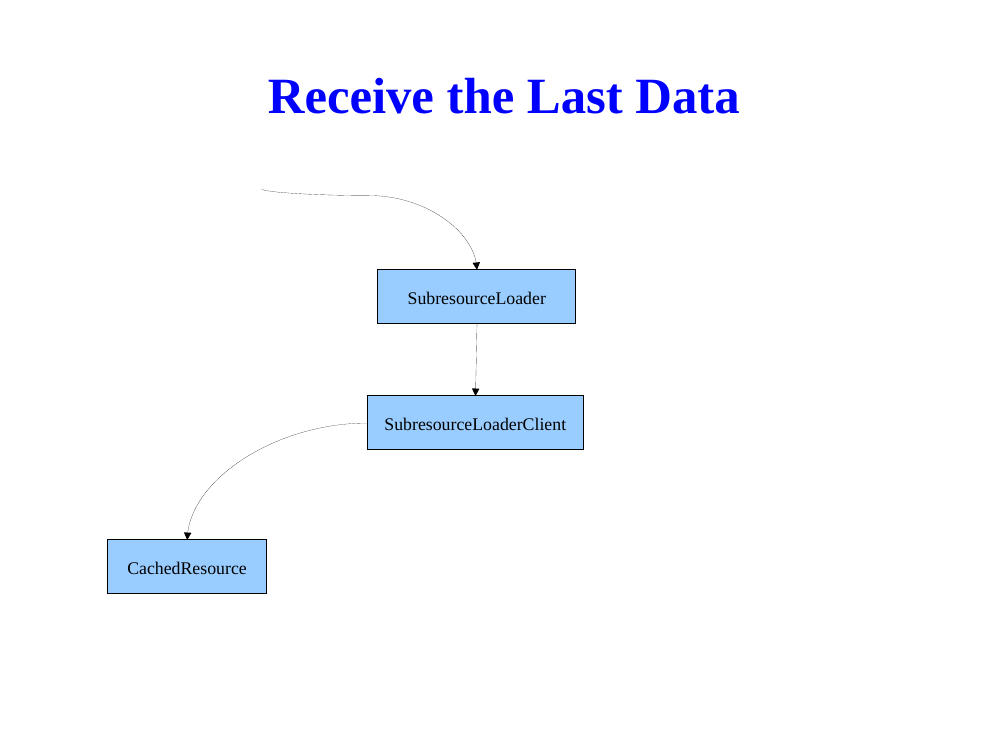
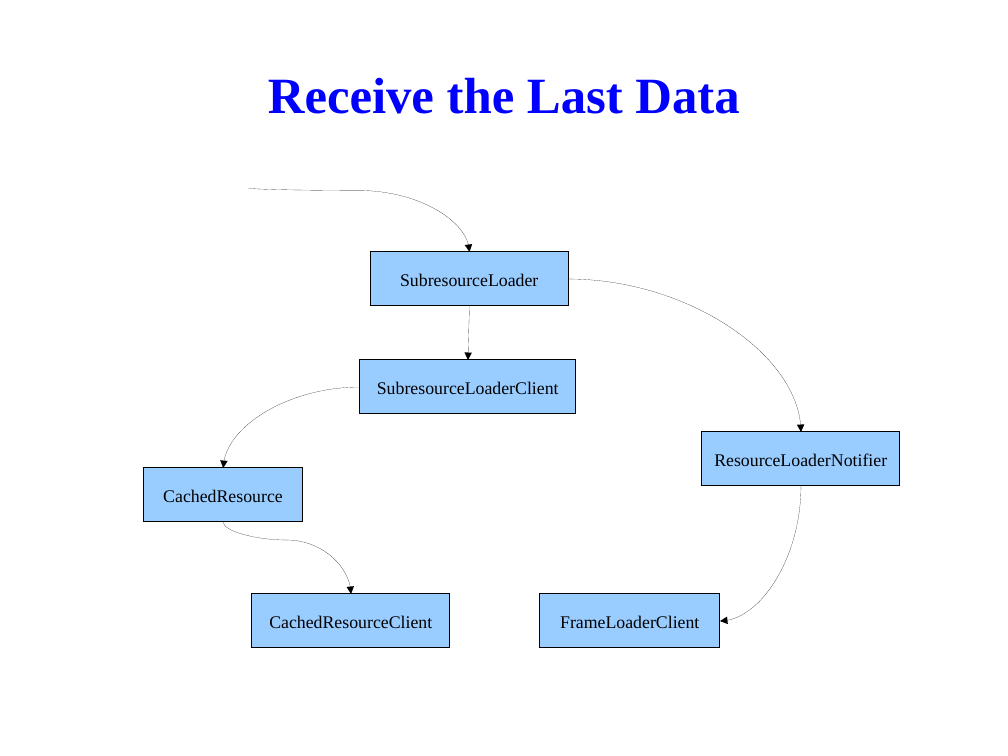
Before and after one commit to tsaicw/browser_research, a slide deck: slide 55 of WebKit/WebKit.odp (slide 52 before the commit). Drawn at 1008x756 pixels with LibreOffice and Linux fonts; fonts in the diff are those of the drawing; background and template pictures are left out. Boxes give left, top, right and bottom in pixels: in the first picture for what was removed or moved away, otherwise in the second. Text is boxed around its words. In the diff, an @@ line names an element or a change of style, - is before the commit and + after.

Commit message:
[WebKit]   Finish the pages about the flow of subresource loading.   Add the "CachedResource" and "CachedResourceClient" pages.   Add the "Network Communication" page.

```diff
--- a/WebKit/WebKit.odp
+++ b/WebKit/WebKit.odp
@@ curved arrow moved from (262, 189) - (477, 270) to (249, 188) - (469, 252) @@
@@ rectangle "SubresourceLoader" moved from (x1=378, y1=270, x2=576, y2=324) to (x1=370, y1=252, x2=569, y2=306) @@
@@ curved arrow added from (569, 279) to (801, 432), #000000 0 pt @@
@@ arrow moved from (477, 324) - (476, 396) to (469, 306) - (468, 360) @@
@@ curved arrow moved from (368, 424) - (188, 541) to (360, 387) - (223, 468) @@
@@ rectangle "SubresourceLoaderClient" moved from (x1=368, y1=396, x2=584, y2=450) to (x1=360, y1=360, x2=576, y2=414) @@
@@ rectangle added at (x1=702, y1=432, x2=901, y2=486), fill #99CCFF, outline #000000 0 pt, 14 pt, text #000000 @@
+ResourceLoaderNotifier
@@ rectangle "CachedResource" moved from (x1=108, y1=541, x2=266, y2=595) to (x1=144, y1=468, x2=302, y2=522) @@
@@ curved arrow added from (801, 486) to (720, 621), #000000 0 pt @@
@@ curved arrow added from (223, 522) to (351, 595), #000000 0 pt @@
@@ rectangle added at (x1=252, y1=595, x2=451, y2=649), fill #99CCFF, outline #000000 0 pt, 14 pt, text #000000 @@
+CachedResourceClient
@@ rectangle added at (x1=541, y1=595, x2=721, y2=649), fill #99CCFF, outline #000000 0 pt, 14 pt, text #000000 @@
+FrameLoaderClient
```
Also in this commit, not shown: 11 other slides changed, 2 slides added, 1 slide removed.
